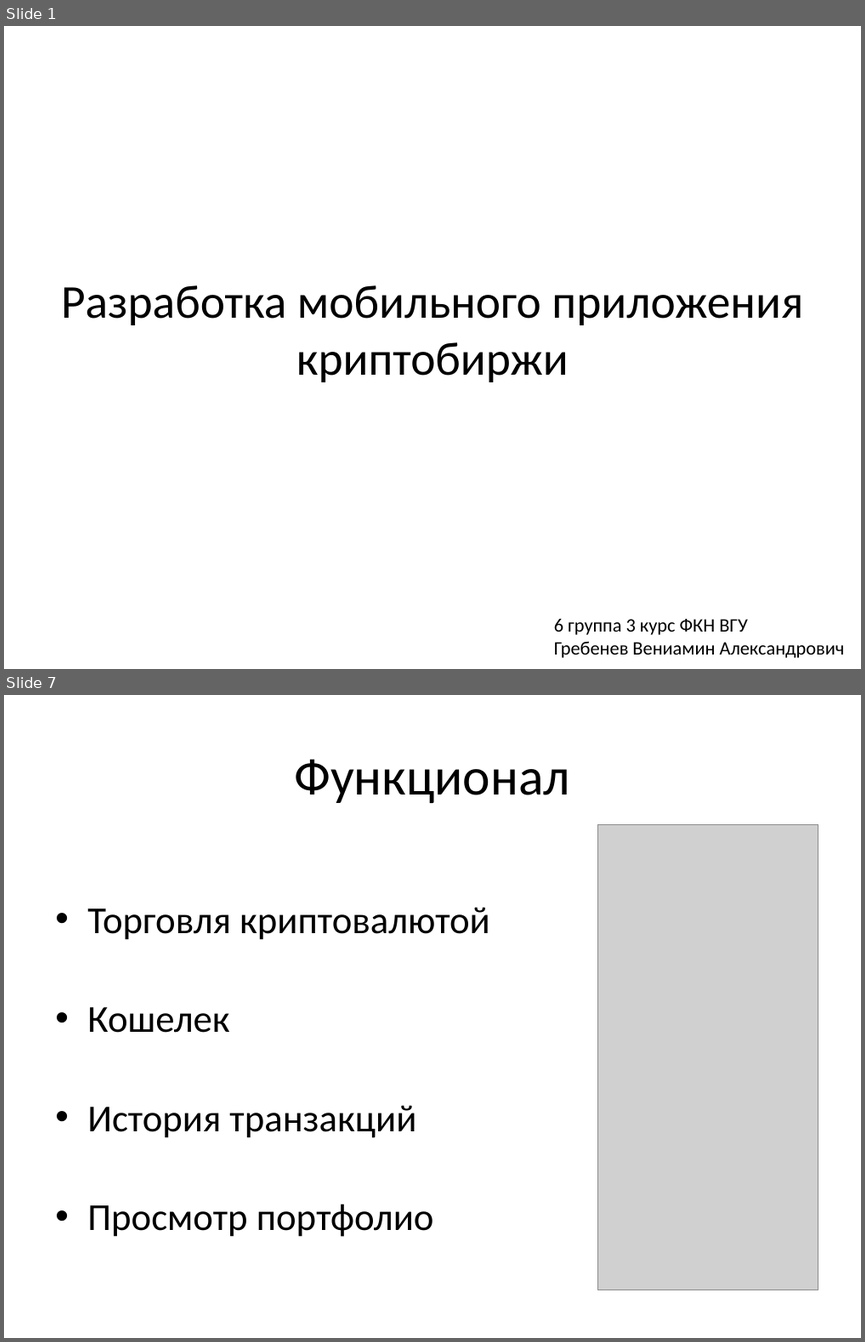
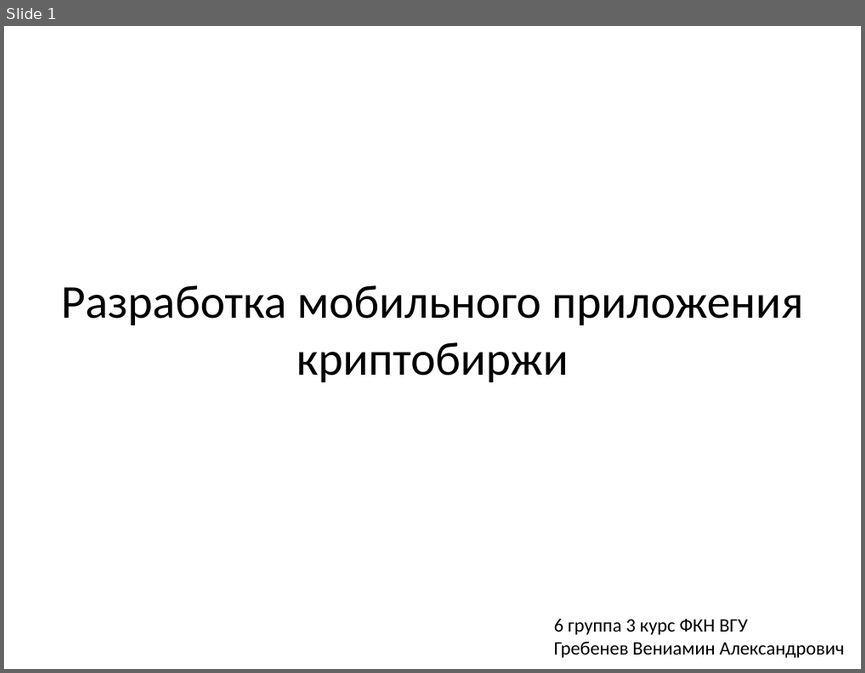
Before and after one commit to Ven-i-amin/kotlin_moblie, a slide deck: android-app/docs/media/presentation.pptx. Shown one above the other, each under a label of ours: slides 1 and 7 before the commit, slide 1 after it; the slides between them are not shown. The pictures are 865x1342 and 865x673 pixels, drawn with LibreOffice and Linux fonts; fonts in the diff are those of the drawing; grey boxes stand for pictures. Boxes give left, top, right and bottom in pixels: in the first picture for what was removed or moved away, otherwise in the second. Text is boxed around its words. In the diff, an @@ line names an element or a change of style, - is before the commit and + after.

```diff
--- a/android-app/docs/media/presentation.pptx
+++ b/android-app/docs/media/presentation.pptx
@@ slide 7 removed at (4,695,861,1338), background #FFFFFF @@
@@ title removed at (294,759,570,803) @@
-Функционал
@@ picture removed at (598,824,818,1290) @@
@@ text removed at (87,907,490,1236) @@
-• Торговля криптовалютой
-• Кошелек
-• История транзакций
-• Просмотр портфолио
```
Also in this commit, not shown: 4 slides changed, 3 slides added, 3 other slides removed.
